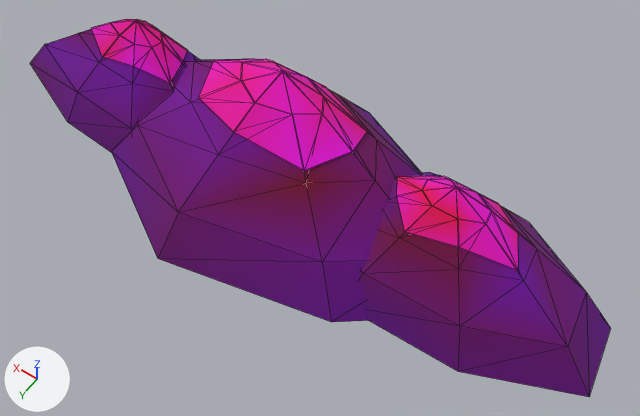
A saved change to the glTF model ArtSource/Exports/Environment/Mountain_Back_03.glb.
Camera for both pictures: a 50 mm lens placed at (-53.4, 66.4, 102.0), pointed at (-8.9, 4.2, 4.2). The lights are fixed; the arrows at lower left show +X, +Y and +Z. The older version comes first. Mesh edges are drawn as thin lines. Vertices at exactly the same position are counted once.

Objects in the first picture: 'Mountain_Back_03'.
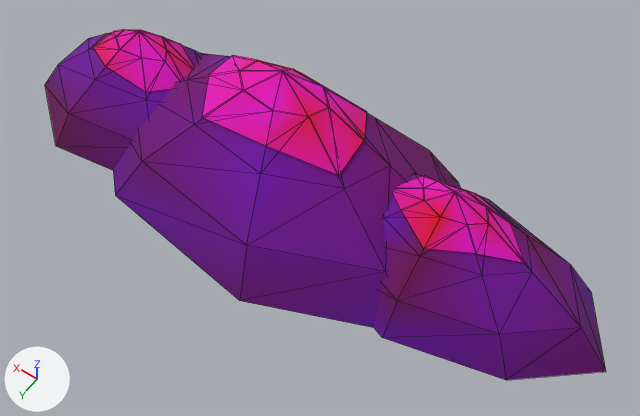
The change, as a list of edits to the scene's bpy script:
```text
Change me_mountain_back_03:
    used by ob_mountain_back_03; location = (0.0, 0.0, 0.0)
    remove me_mountain_back_03.from_pydata(...)  # 150 vertices, 240 faces; spans x -51.8..52.3, y -17.7..21.1, z -2.0..22.2
    add me_mountain_back_03.from_pydata(...)  # 150 vertices, 240 faces; spans x -52.0..47.1, y -18.4..19.8, z -2.0..22.2
    me_mountain_back_03 part 1: 148 of 150 vertices moved; they spanned x -51.8..52.3, y -17.7..21.1, z -2.0..18.9 and now span x -52.0..47.1, y -18.4..19.8, z -2.0..18.9; mean shift (-0.4, 0.1, -0.6); largest move (45.3, -6.2, -2.0) -> (7.0, -5.6, -2.0)
    me_mountain_back_03 part 2: 240 faces centred in x -48.9..48.3, y -16.0..16.7, z 0.1..20.0 are repainted in the vertex colours; the middle colour goes from pink #fd00b3 to pink #fc00ba
```

Pixel boxes [x1, y1, x2, y2] of what changed, in the pictures (640 x 416 px; the box of a moved part takes in the faces that stretch with it):
'Mountain_Back_03', reshaped, recoloured (7% shorter)
    before: [30, 19, 611, 397]
    after: [45, 29, 606, 380]
part 1 of me_mountain_back_03, moved or reshaped
    before: [30, 19, 611, 397]
    after: [45, 29, 606, 380]
part 2 of me_mountain_back_03, recoloured
    before: [30, 19, 611, 397]
    after: [45, 29, 606, 380]
